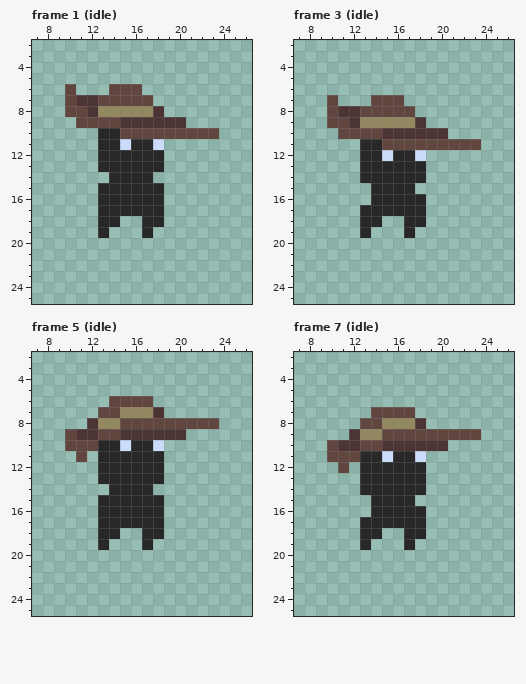
A pixel-art file gets an edit: PixelEngine/res/sprites/items/armor/hunters_hat.aseprite. The picture above is the old version.
32x32 pixels, 26 frames. Shown: frame 1 (idle): x 7..26, y 2..25; frame 3 (idle): x 7..26, y 2..25; frame 5 (idle): x 7..26, y 2..25; frame 7 (idle): x 7..26, y 2..25. The old version is drawn lined up with the new one. The commit also changed other frames, which this record leaves out.
After the commit:
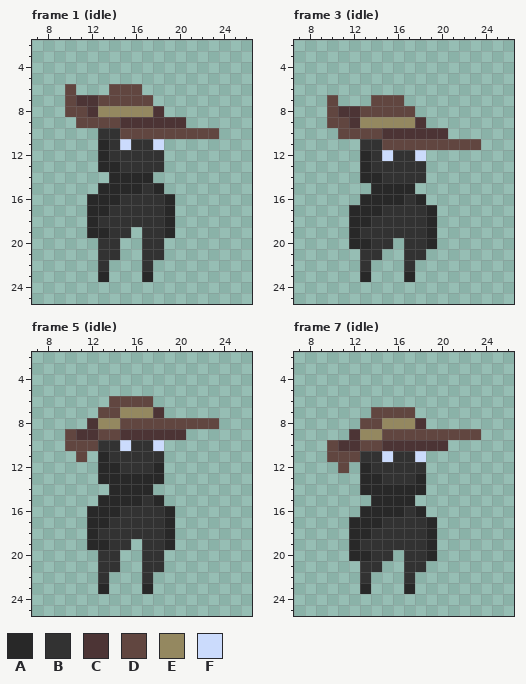
Palette (. is transparent): A #282828  B #323232  C #4c3435  D #614640  E #948860  F #cbdbfc
Change:
whole drawing moved by +0,-4 (the old picture is shown already moved)
--- frame 1 (idle)
@@ x 10..21 @@
  9 .DDDDCCCCCC.
-10 ...AADDDDDDD
-11 ...AAFAAF...
-12 ...AAAAAA...
-13 ...AAAAAA...
+10 ...BBDDDDDDD
+11 ...ABFBBF...
+12 ...ABBBBB...
+13 ...AABBBB...
 14 ....AAAA....
-15 ...AAAAAA...
-16 ...AAAAAA...
-17 ...AAAAAA...
-18 ...AA..AA...
-19 ...A...A....
-20 ............
-21 ............
-22 ............
-23 ............
+15 ...AAAABA...
+16 ..AAABBBBA..
+17 ..AABBBBBA..
+18 ..ABBBBBBA..
+19 ..AABB.BBA..
+20 ...BB..BB...
+21 ...BB..BB...
+22 ...B...B....
+23 ...A...A....
 24 ............
--- frame 3 (idle)
@@ x 10..21 @@
 10 .DDDDCCCCCC.
-11 ...AADDDDDDD
-12 ...AAFAAF...
-13 ...AAAAAA...
-14 ...AAAAAA...
+11 ...BBDDDDDDD
+12 ...ABFBBF...
+13 ...ABBBBB...
+14 ...AABBBB...
 15 ....AAAA....
-16 ....AAAAA...
-17 ...AAAAAA...
-18 ...AA..AA...
-19 ...A...A....
-20 ............
-21 ............
-22 ............
-23 ............
+16 ...AAAABA...
+17 ..AAABBBBA..
+18 ..AABBBBBA..
+19 ..ABBBBBBA..
+20 ..AABB.BBA..
+21 ...BB..BB...
+22 ...B...B....
+23 ...A...A....
 24 ............
--- frame 5 (idle)
@@ x 10..21 @@
  9 DCCDDCCCCCC.
-10 DDDAAFAAF...
-11 .D.AAAAAA...
-12 ...AAAAAA...
+10 DDDBBFBBF...
+11 .D.ABBBBB...
+12 ...AABBBA...
 13 ...AAAAAA...
 14 ....AAAA....
-15 ...AAAAAA...
-16 ...AAAAAA...
-17 ...AAAAAA...
-18 ...AA..AA...
-19 ...A...A....
-20 ............
-21 ............
-22 ............
-23 ............
+15 ...AAAABA...
+16 ..AAABBBBA..
+17 ..AABBBBBA..
+18 ..ABBBBBBA..
+19 ..AABB.BBA..
+20 ...BB..BB...
+21 ...BB..BB...
+22 ...B...B....
+23 ...A...A....
 24 ............
--- frame 7 (idle)
@@ x 10..21 @@
 10 DCCDDCCCCCC.
-11 DDDAAFAAF...
-12 .D.AAAAAA...
-13 ...AAAAAA...
+11 DDDBBFBBF...
+12 .D.ABBBBB...
+13 ...AABBBA...
 14 ...AAAAAA...
 15 ....AAAA....
-16 ....AAAAA...
-17 ...AAAAAA...
-18 ...AA..AA...
-19 ...A...A....
-20 ............
-21 ............
-22 ............
-23 ............
+16 ...AAAABA...
+17 ..AAABBBBA..
+18 ..AABBBBBA..
+19 ..ABBBBBBA..
+20 ..AABB.BBA..
+21 ...BB..BB...
+22 ...B...B....
+23 ...A...A....
 24 ............
Boxes around the changes in both pictures, in picture pixels (x1, y1, x2, y2):
changed: (87, 128, 175, 282)
changed: (349, 139, 437, 282)
changed: (87, 440, 175, 594)
changed: (349, 451, 437, 594)
